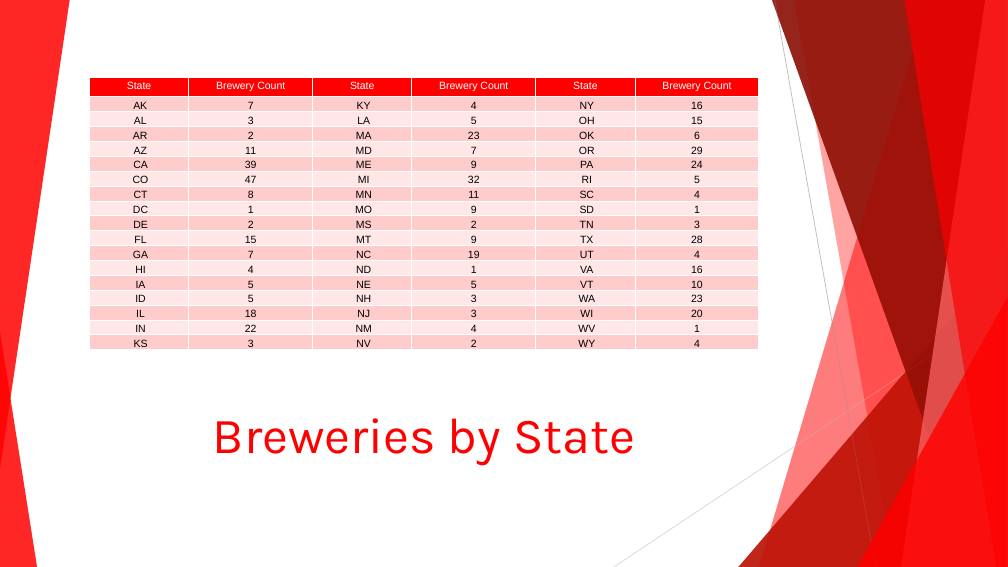
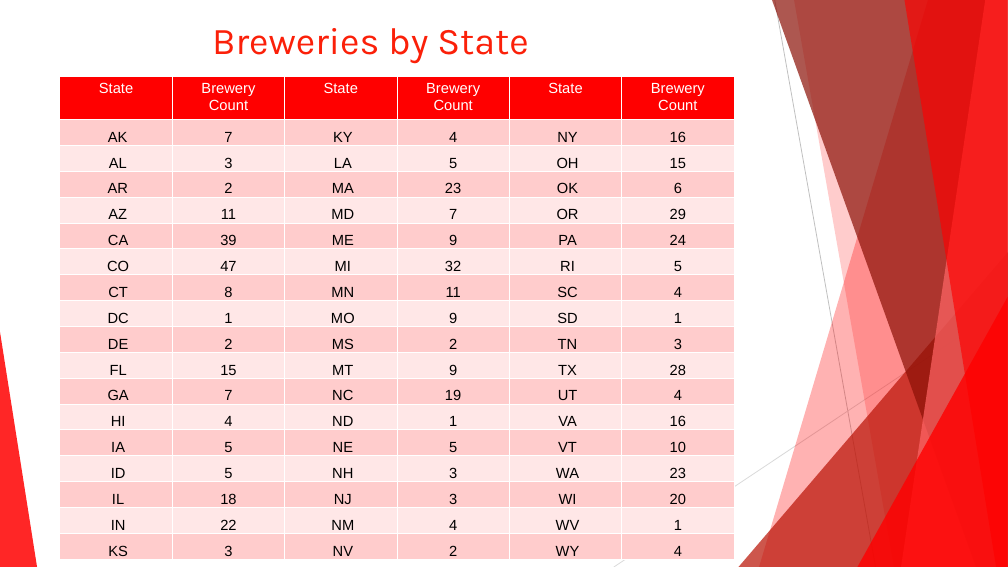
Before and after one commit to 7446Nguyen/6306_Project1, a slide deck: slide 3 of Budweiser C level presentation.pptx (slide 4 before the commit). Drawn at 1008x567 pixels with LibreOffice and Linux fonts; fonts in the diff are those of the drawing. Boxes give left, top, right and bottom in pixels: in the first picture for what was removed or moved away, otherwise in the second. Text is boxed around its words. In the diff, an @@ line names an element or a change of style, - is before the commit and + after.

```diff
--- a/Budweiser C level presentation.pptx
+++ b/Budweiser C level presentation.pptx
@@ group removed at box(0, 0, 1008, 567): 5 freeform shapes, 3 triangles, 2 lines @@
@@ text "Breweries by State": place and size @@
-text "Breweries by State" at box(213, 418, 635, 465)
+text "Breweries by State" at box(212, 28, 528, 64)
@@ text "Breweries by State" at box(212, 28, 528, 64): size 48 to 36 pt, text colour #FF0000 to #FB2009; less space between paragraphs; vertical alignment bottom to top @@
@@ line added from (775, 0) to (876, 567), #BFBFBF 0.75 pt @@
@@ table at box(60, 76, 736, 560) @@
@@ size 10 to 14 pt @@
@@ table: place and size @@
-table at box(89, 77, 758, 354)
+table at box(60, 76, 736, 560)
@@ line added from (1008, 305) to (614, 567), #D9D9D9 0.75 pt @@
```
Also in this commit, not shown: 5 other slides changed, 1 slide added, 2 slides removed.
